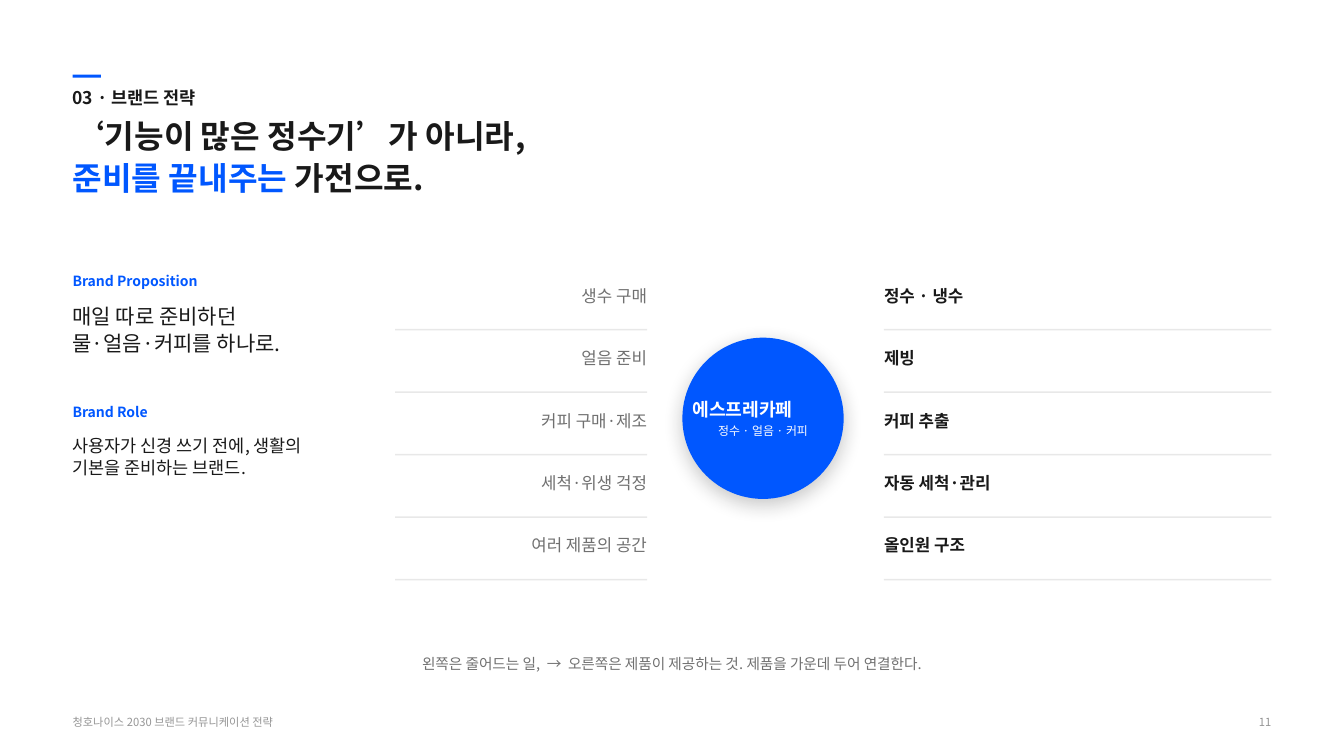
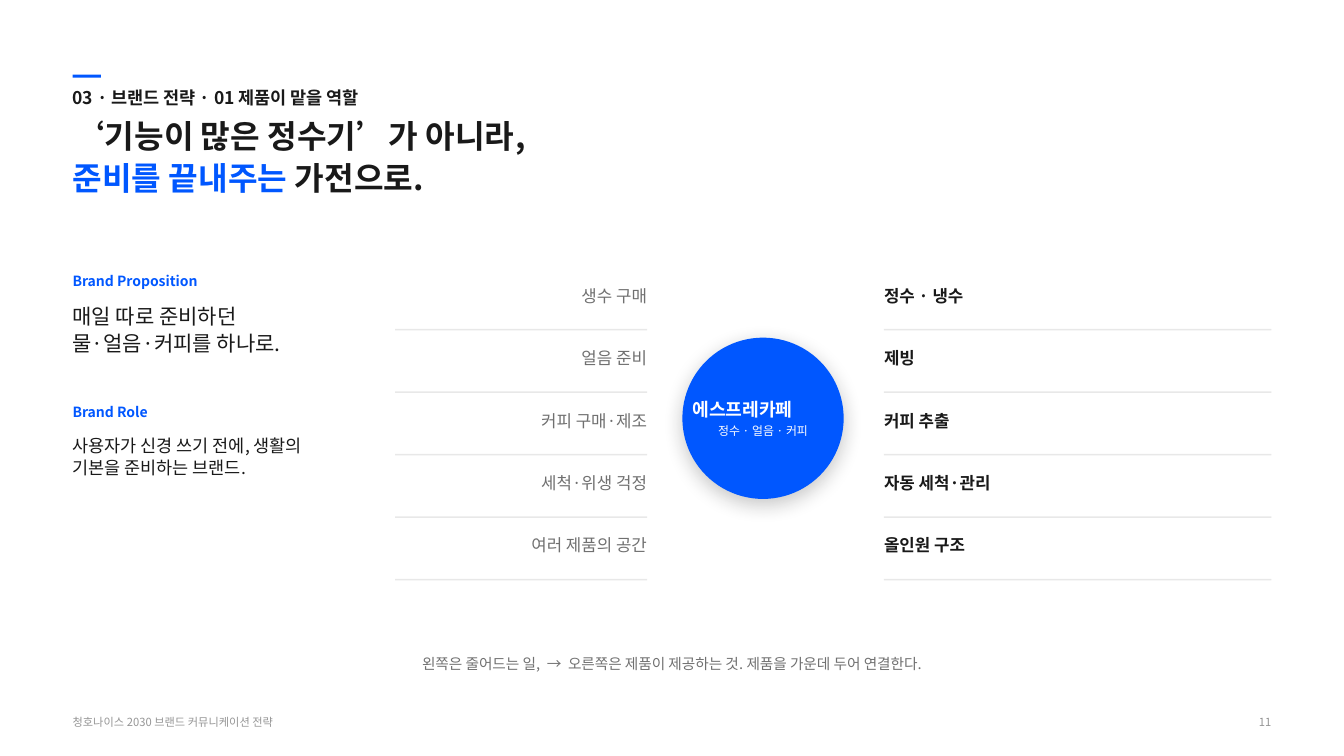
Before and after one commit to PhrenO0/CHAI-AI, a slide deck: slide 15 of 청호나이스-브랜드전략-제안.pptx. Drawn at 1344x756 pixels with LibreOffice and Linux fonts; fonts in the diff are those of the drawing. Boxes give left, top, right and bottom in pixels: in the first picture for what was removed or moved away, otherwise in the second. Text is boxed around its words. In the diff, an @@ line names an element or a change of style, - is before the commit and + after.

```diff
--- a/청호나이스-브랜드전략-제안.pptx
+++ b/청호나이스-브랜드전략-제안.pptx
@@ text at [73,89,359,106]: text changed @@
-03 · 브랜드 전략
+03 · 브랜드 전략 · 01 제품이 맡을 역할
```
Also in this commit, not shown: 6 other slides changed, 1 other file.
